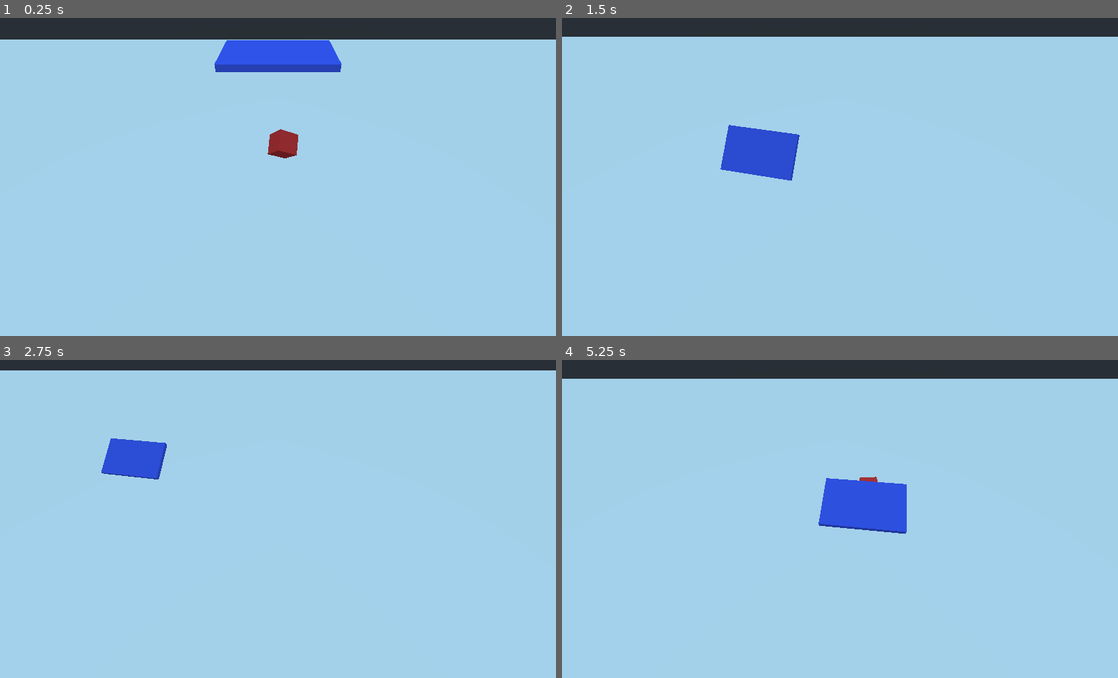
Above: before the commit, frames 1-4 (two rows, left to right).
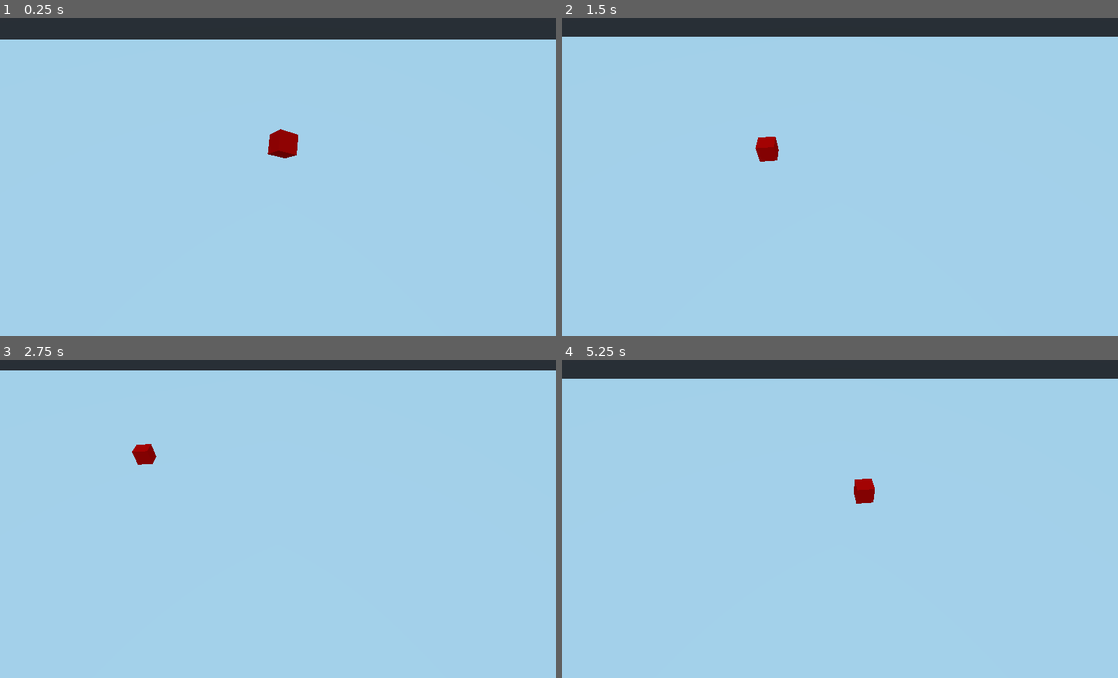
Above: after the commit, the same moments.

Repository: drwhut/tabletop-club
Game: Godot game, scene res://Room.tscn
Two runs of this game, one before a commit and one after it. Both use one fixed random seed, a clock stepped at 60 frames per second and the inputs below.
Inputs (mouse positions are in pixels of both pictures, inside the frame that each line leads up to):
- Up to frame 1 (0.25 s): no input
- Up to frame 2 (1.5 s): move the mouse to (962, 157) at 0.52 s; hold D (game_right) 0.53-1.28 s; tap F (game_flip) at 0.6 s; click (962, 157) at 0.67 s; move the mouse to (728, 189) at 1.27 s; hold S (game_down) from 1.28 s (still down); right-click (728, 189) at 1.35 s
- Up to frame 3 (2.75 s): move the mouse to (333, 442) at 2.02 s; release S (game_down) at 2.03 s; hold D (game_right) from 2.03 s (still down); tap F (game_flip) at 2.1 s
- Up to frame 4 (5.25 s): move the mouse to (812, 579) at 2.77 s; release D (game_right) at 2.78 s; hold W (game_up) 2.78-3.53 s; right-click (812, 579) at 2.85 s; click (812, 579) at 2.92 s; move the mouse to (1006, 563) at 3.52 s; hold A (game_left) 3.53-5.03 s; tap F (game_flip) at 3.6, 5.1 s; move the mouse to (673, 468) at 4.27 s; right-click (673, 468) at 4.35 s; move the mouse to (867, 515) at 5.02 s; hold S (game_down) from 5.03 s (still down); click (867, 515) at 5.17 s

The runs differ from the first frame. In frame 1, 2.5% of the frame differs, in the area x 38-62%, y 6-45%; in frame 2, 1.9%; in frame 3, 1.2%; in frame 4, 2.4%.

Commit message:
Removed the card scene for now.

Diff:
--- a/game/Card.tscn
+++ /dev/null
@@ -1,23 +0,0 @@
-[gd_scene load_steps=5 format=2]
-
-[ext_resource path="res://Piece.gd" type="Script" id=1]
-
-[sub_resource type="BoxShape" id=1]
-
-[sub_resource type="CubeMesh" id=2]
-
-[sub_resource type="SpatialMaterial" id=3]
-albedo_color = Color( 0.278431, 0.392157, 1, 1 )
-
-[node name="Card" type="RigidBody"]
-continuous_cd = true
-script = ExtResource( 1 )
-
-[node name="CollisionShape" type="CollisionShape" parent="."]
-transform = Transform( 0.8, 0, 0, 0, 0.05, 0, 0, 0, 0.5, 0, 0, 0 )
-shape = SubResource( 1 )
-
-[node name="MeshInstance" type="MeshInstance" parent="."]
-transform = Transform( 0.8, 0, 0, 0, 0.05, 0, 0, 0, 0.5, 0, 0, 0 )
-mesh = SubResource( 2 )
-material/0 = SubResource( 3 )
--- a/game/Die.tscn
+++ b/game/Die.tscn
@@ -7,7 +7,7 @@
 [sub_resource type="CubeMesh" id=2]
 
 [sub_resource type="SpatialMaterial" id=3]
-albedo_color = Color( 1, 0.219608, 0.219608, 1 )
+albedo_color = Color( 1, 0, 0, 1 )
 
 [node name="Die" type="RigidBody"]
 continuous_cd = true
--- a/game/Room.tscn
+++ b/game/Room.tscn
@@ -1,8 +1,7 @@
-[gd_scene load_steps=6 format=2]
+[gd_scene load_steps=5 format=2]
 
 [ext_resource path="res://CameraController.tscn" type="PackedScene" id=1]
 [ext_resource path="res://Die.tscn" type="PackedScene" id=2]
-[ext_resource path="res://Card.tscn" type="PackedScene" id=3]
 
 [sub_resource type="CubeMesh" id=1]
 
@@ -26,6 +25,3 @@
 
 [node name="Die" parent="." instance=ExtResource( 2 )]
 transform = Transform( -0.0963797, -0.852564, -0.513659, -0.573318, 0.469405, -0.67154, 0.813645, 0.229767, -0.534031, 0.0949595, 1.03532, 0.00658989 )
-
-[node name="Card" parent="." instance=ExtResource( 3 )]
-transform = Transform( 1, 0, 0, 0, 1, 0, 0, 0, 1, 0, 2.64058, 0 )
